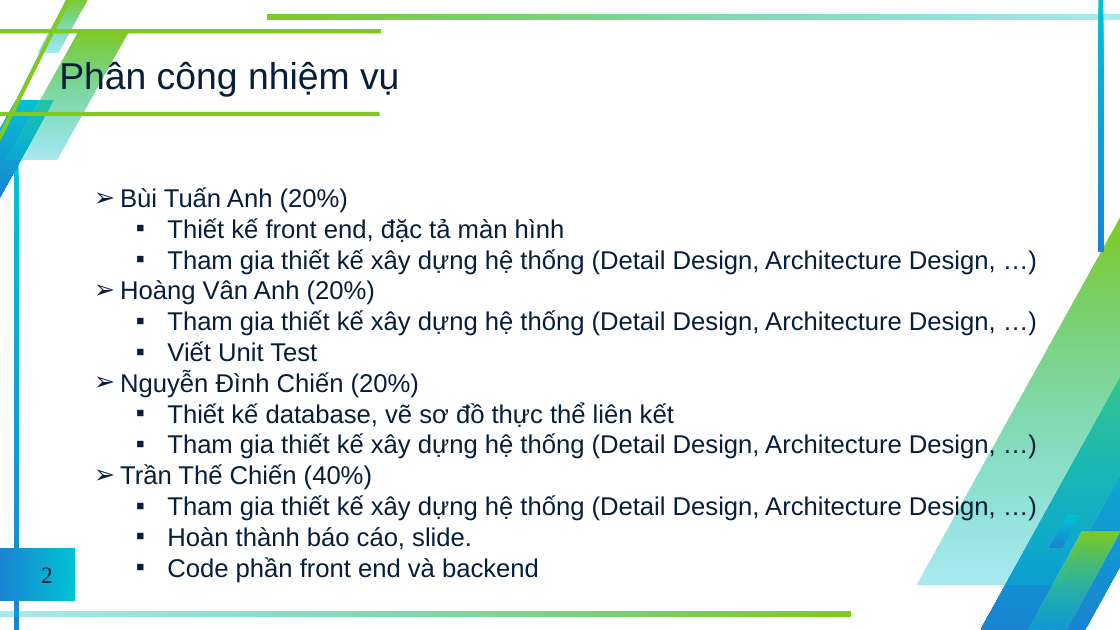
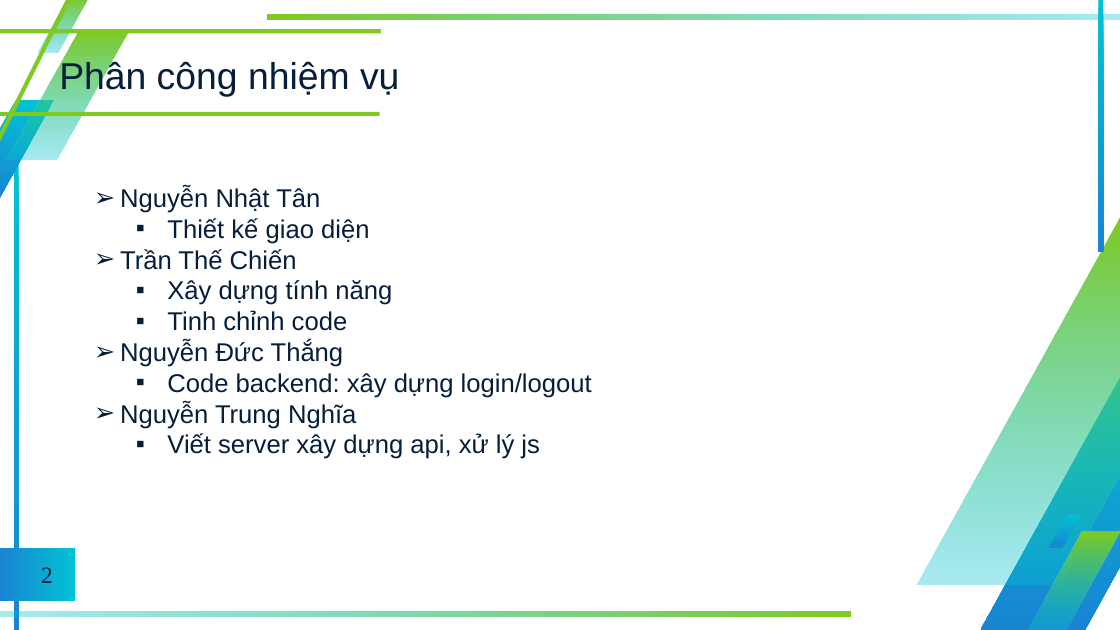
Before and after one commit to Nobi99/TKXDPM.20201-Group2, a slide deck: slide 2 of Final Project/Design/Slide.pptx. Drawn at 1120x630 pixels with LibreOffice and Linux fonts; fonts in the diff are those of the drawing. Boxes give left, top, right and bottom in pixels: in the first picture for what was removed or moved away, otherwise in the second. Text is boxed around its words. In the diff, an @@ line names an element or a change of style, - is before the commit and + after.

```diff
--- a/Final Project/Design/Slide.pptx
+++ b/Final Project/Design/Slide.pptx
@@ text at box(120, 186, 592, 459): text changed @@
-➢ Bùi Tuấn Anh (20%)
-  ▪ Thiết kế front end, đặc tả màn hình
-  ▪ Tham gia thiết kế xây dựng hệ thống (Detail Design, Architecture Design, …)
-➢ Hoàng Vân Anh (20%)
-  ▪ Tham gia thiết kế xây dựng hệ thống (Detail Design, Architecture Design, …)
-  ▪ Viết Unit Test
-➢ Nguyễn Đình Chiến (20%)
-  ▪ Thiết kế database, vẽ sơ đồ thực thể liên kết
-  ▪ Tham gia thiết kế xây dựng hệ thống (Detail Design, Architecture Design, …)
-➢ Trần Thế Chiến (40%)
-  ▪ Tham gia thiết kế xây dựng hệ thống (Detail Design, Architecture Design, …)
-  ▪ Hoàn thành báo cáo, slide.
-  ▪ Code phần front end và backend
+➢ Nguyễn Nhật Tân
+  ▪ Thiết kế giao diện
+➢ Trần Thế Chiến
+  ▪ Xây dựng tính năng
+  ▪ Tinh chỉnh code
+➢ Nguyễn Đức Thắng
+  ▪ Code backend: xây dựng login/logout
+➢ Nguyễn Trung Nghĩa
+  ▪ Viết server xây dựng api, xử lý js
```
Also in this commit, not shown: 3 other files.
